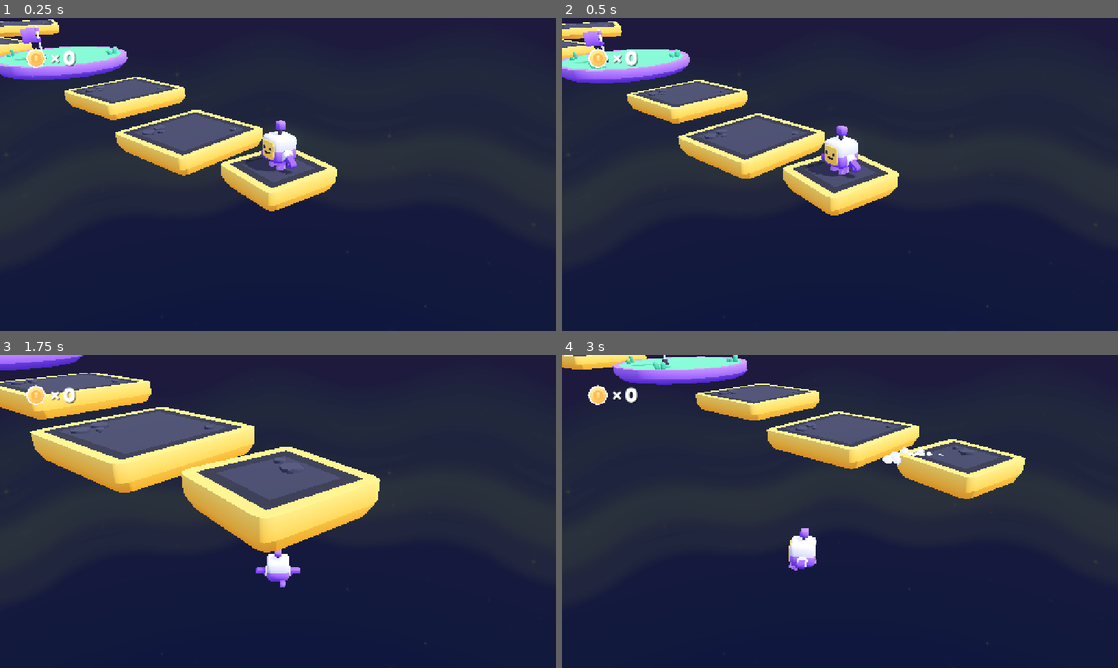
Above: before the commit, frames 1-4 (two rows, left to right).
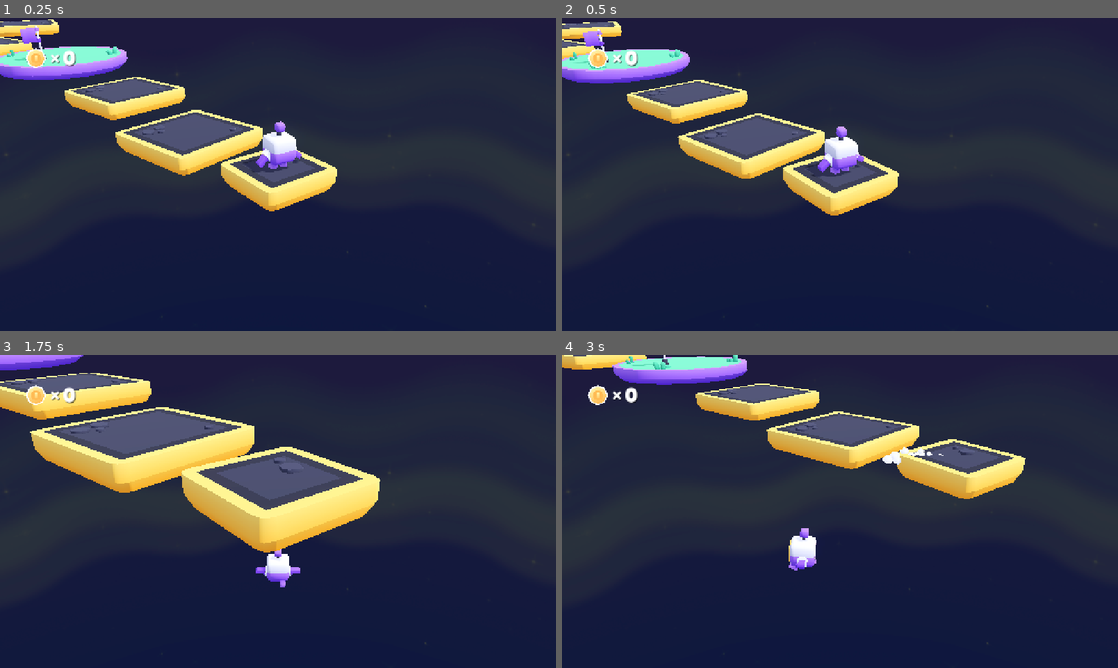
Above: after the commit, the same moments.

Repository: victorlvl47/3d-platformer-obby
Game: Godot game, scene res://scenes/simple_obby_level.tscn
Two runs of this game, one before a commit and one after it. Both use one fixed random seed, a clock stepped at 60 frames per second and the inputs below. This scene is started directly instead of the project's main scene.
Inputs (mouse positions are in pixels of both pictures, inside the frame that each line leads up to):
- Up to frame 1 (0.25 s): no input
- Up to frame 2 (0.5 s): no input
- Up to frame 3 (1.75 s): move the mouse to (250, 574) at 0.52 s; hold W (move_forward) from 0.53 s (still down); click (250, 574) at 0.67 s; tap Space (jump) at 0.77, 1.52 s; move the mouse to (444, 558) at 1.27 s
- Up to frame 4 (3 s): move the mouse to (673, 464) at 2.02 s; release W (move_forward) at 2.03 s; hold A (move_left) from 2.03 s (still down); move the mouse to (867, 511) at 2.77 s; click (867, 511) at 2.92 s

The runs differ from the first frame. In frame 1, 0.5% of the frame differs, in the area x 44-55%, y 32-50%; in frame 2, 0.5%; in frame 3, less than 0.1%; in frame 4, nothing differs.

Commit message:
Preserve player spawn rotation

Diff:
--- a/scripts/player.gd
+++ b/scripts/player.gd
@@ -27,6 +27,10 @@
 @onready var animation = $Character/AnimationPlayer
 
 # Functions
+
+func _ready() -> void:
+	rotation_direction = rotation.y
+
 
 func _physics_process(delta):
 
